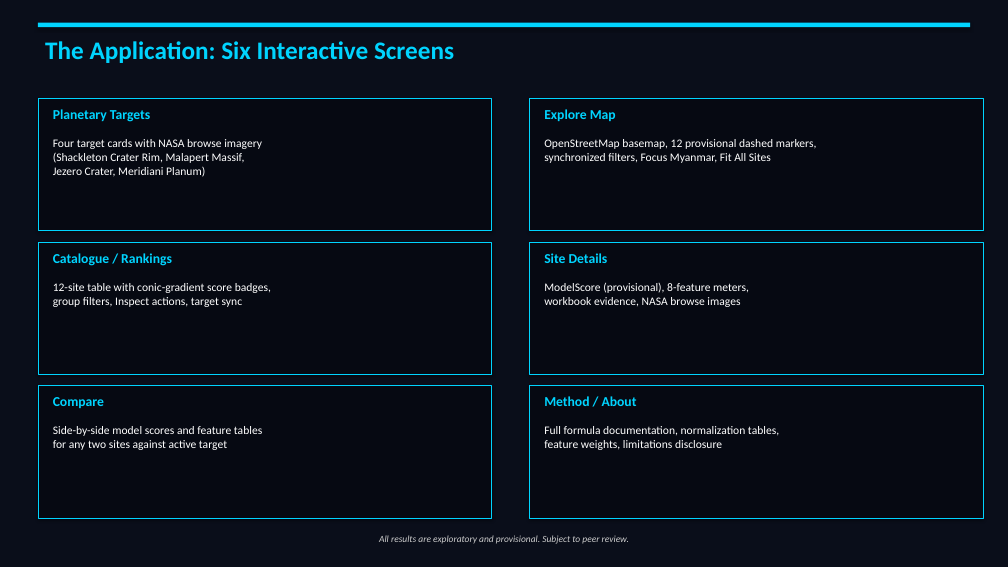
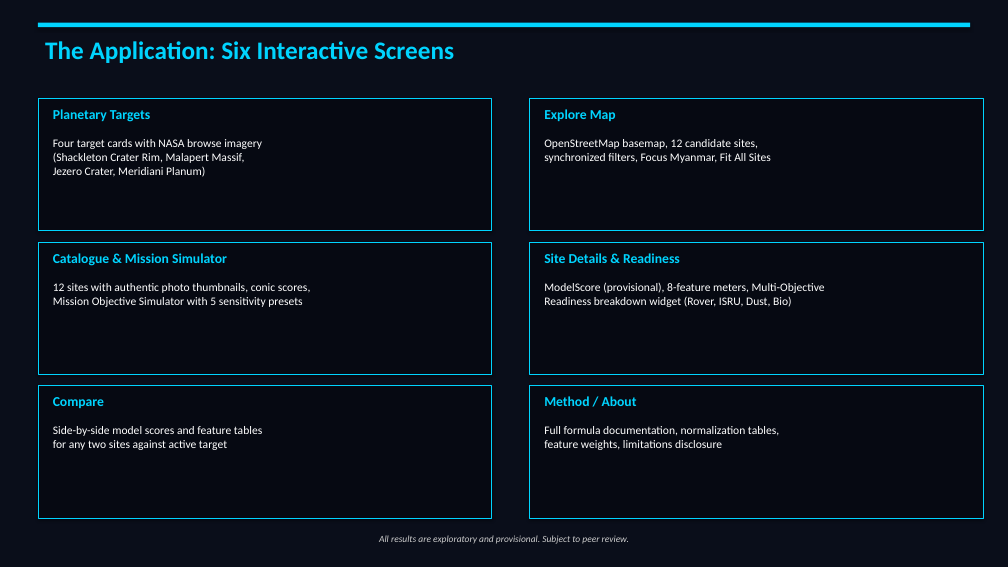
Before and after one commit to Amarahan/TerraTwin, a slide deck: slide 4 of submission/TerraTwin_Final_Demo.pptx. Drawn at 1008x567 pixels with LibreOffice and Linux fonts; fonts in the diff are those of the drawing. Boxes give left, top, right and bottom in pixels: in the first picture for what was removed or moved away, otherwise in the second. Text is boxed around its words. In the diff, an @@ line names an element or a change of style, - is before the commit and + after.

Commit message:
docs(presentation): update PPT decks with Mission Objective Simulator and test verification

```diff
--- a/submission/TerraTwin_Final_Demo.pptx
+++ b/submission/TerraTwin_Final_Demo.pptx
@@ text at [544,139,771,163]: text changed @@
-OpenStreetMap basemap, 12 provisional dashed markers,
-synchronized filters, Focus Myanmar, Fit All Sites
+OpenStreetMap basemap, 12 candidate sites,
+synchronized filters, Focus Myanmar, Fit All Sites
@@ text at [53,253,227,266]: text changed @@
-Catalogue / Rankings
+Catalogue & Mission Simulator
@@ text at [544,253,680,263]: text changed @@
-Site Details
+Site Details & Readiness
@@ text at [53,283,310,307]: text changed @@
-12-site table with conic-gradient score badges,
-group filters, Inspect actions, target sync
+12 sites with authentic photo thumbnails, conic scores,
+Mission Objective Simulator with 5 sensitivity presets
@@ text at [544,282,825,307]: text changed @@
-ModelScore (provisional), 8-feature meters,
-workbook evidence, NASA browse images
+ModelScore (provisional), 8-feature meters, Multi-Objective
+Readiness breakdown widget (Rover, ISRU, Dust, Bio)
```
Also in this commit, not shown: 2 other slides changed, 3 other files.
